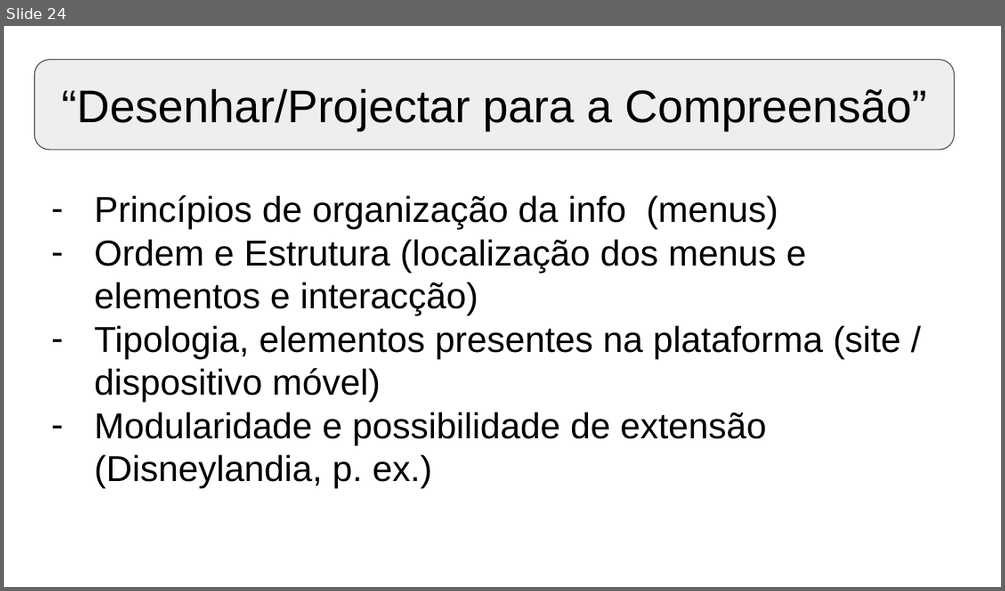
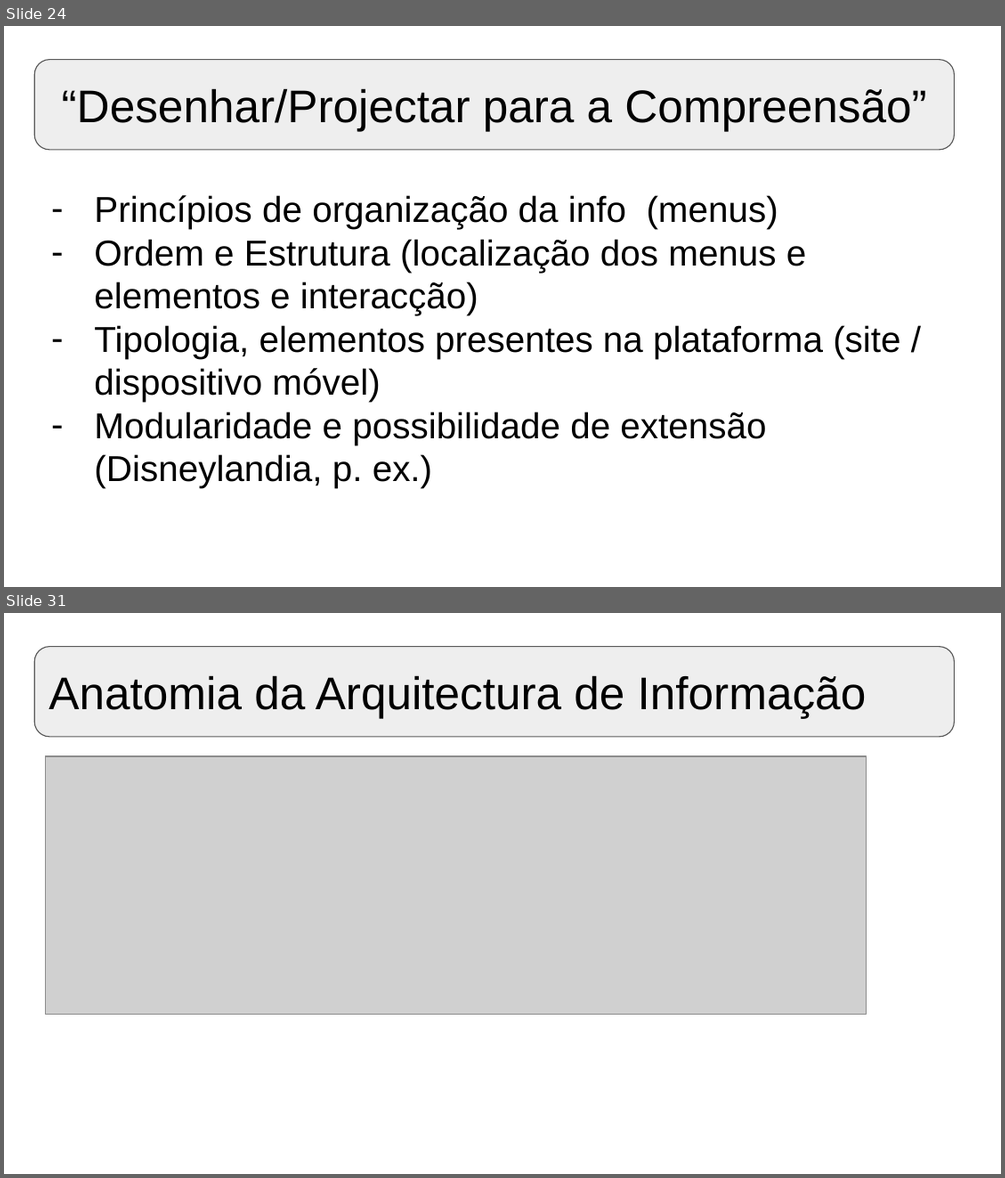
Before and after one commit to pedroccpimenta/aiwm, a slide deck: AIWM.pptx. Shown one above the other, each under a label of ours: slide 24 before the commit, slides 24 and 31 after it; the slides between them are not shown. The pictures are 1005x591 and 1005x1178 pixels, drawn with LibreOffice and Linux fonts; fonts in the diff are those of the drawing; grey boxes stand for pictures. Boxes give left, top, right and bottom in pixels: in the first picture for what was removed or moved away, otherwise in the second. Text is boxed around its words. In the diff, an @@ line names an element or a change of style, - is before the commit and + after.

```diff
--- a/AIWM.pptx
+++ b/AIWM.pptx
@@ slide 31 added at [4, 613, 1001, 1174], background #FFFFFF @@
@@ rounded rectangle added at [35, 647, 954, 737], fill #EEEEEE, outline #595959 0.75 pt, 33 pt, text #000000 @@
+Anatomia da Arquitectura de Informação
@@ picture added at [46, 756, 866, 1013] @@
```
Also in this commit, not shown: 1 slide changed, 19 other slides added, 1 slide removed, 1 other file.
